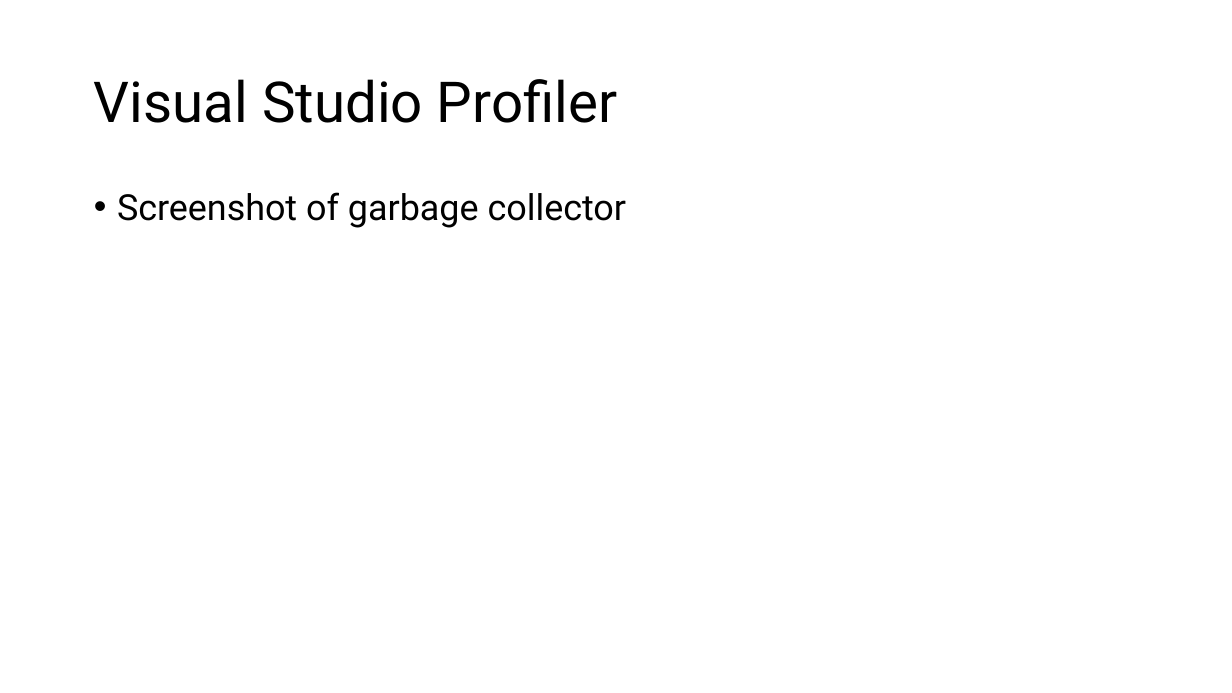
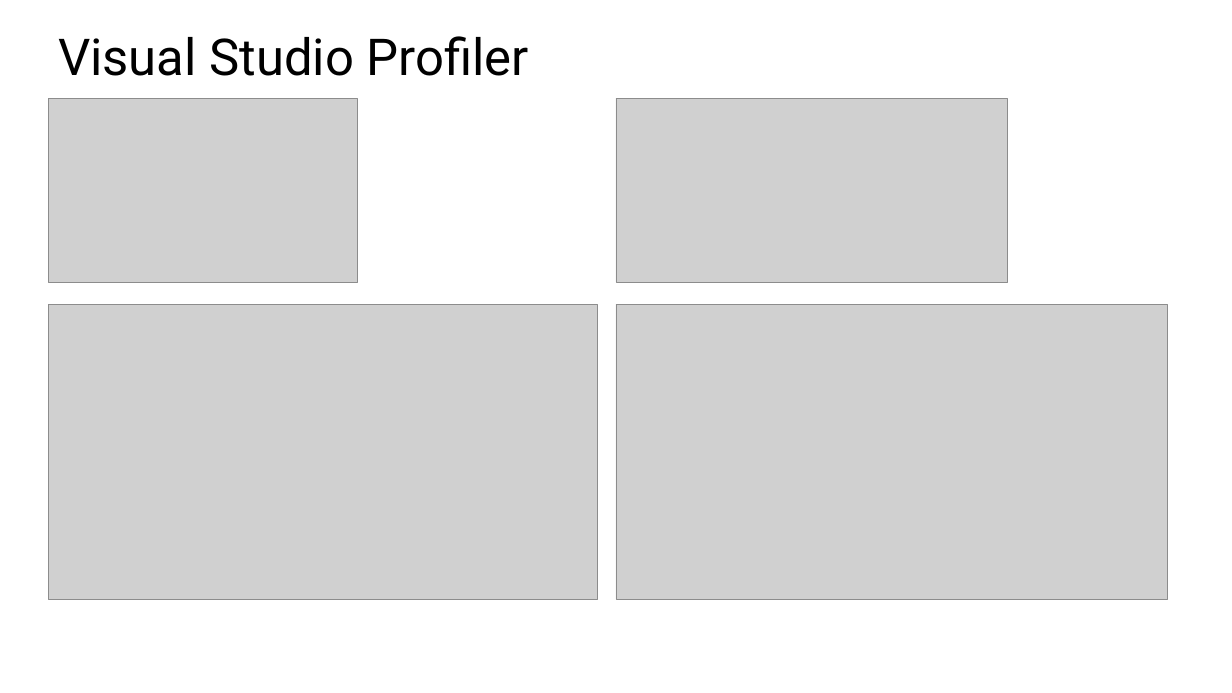
Before and after one commit to jeanhibbert/PerfDemo, a slide deck: slide 7 of PerfDemo.pptx. Drawn at 1232x693 pixels with LibreOffice and Linux fonts; fonts in the diff are those of the drawing; grey boxes stand for pictures. Boxes give left, top, right and bottom in pixels: in the first picture for what was removed or moved away, otherwise in the second. Text is boxed around its words. In the diff, an @@ line names an element or a change of style, - is before the commit and + after.

```diff
--- a/PerfDemo.pptx
+++ b/PerfDemo.pptx
@@ title "Visual Studio Profiler": place and size @@
-title "Visual Studio Profiler" at box(94, 79, 617, 123)
+title "Visual Studio Profiler" at box(58, 36, 529, 76)
@@ title "Visual Studio Profiler" at box(58, 36, 529, 76): size 44 to 39.6 pt @@
@@ picture added at box(49, 98, 358, 282) @@
@@ picture added at box(616, 98, 1008, 282) @@
@@ text removed at box(117, 192, 627, 228) @@
-• Screenshot of garbage collector
@@ picture added at box(49, 304, 597, 599) @@
@@ picture added at box(616, 304, 1167, 599) @@
```
Also in this commit, not shown: 5 other slides changed, 1 slide added, 2 slides removed, 16 other files.
